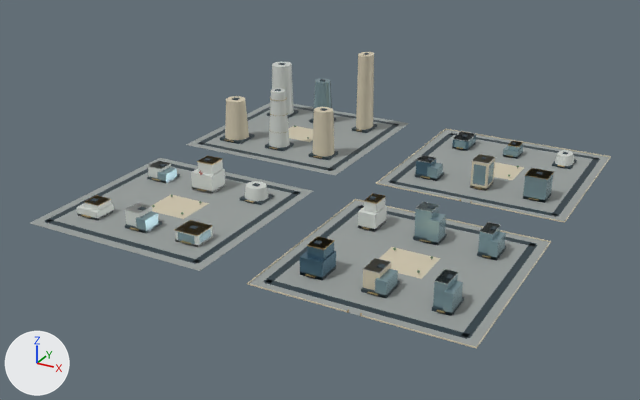
Renders of the glTF model web/public/assets/3d/ampliworld/GC-CITY-2030/GC-TILE-10-20.glb from each side of a commit.
Both versions are drawn from a camera (50 mm lens) standing at (660.0, -6292.0, 611.0) and looking at (-20.0, -5055.0, -7.0). Every picture has the same lights, and +X, +Y and +Z are marked at lower left. The older version comes first. Where no turn or scale is listed for an object, it has been applied to the vertices. Vertices at exactly the same position are counted once.

Objects in the first picture: 'GC-TILE-10-20-blue', 'GC-TILE-10-20-dark', 'GC-TILE-10-20-glass', 'GC-TILE-10-20-gold', 'GC-TILE-10-20-ivory', 'GC-TILE-10-20-paving', 'GC-TILE-10-20-white' and 1 more.
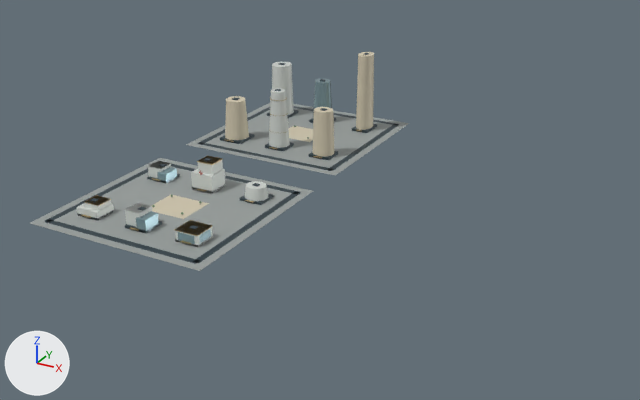
Boxes [x1, y1, x2, y2] around the edits, measured in the pictures (640 x 400 px):
'GC-TILE-10-20-paving', reshaped (34% narrower, 31% shorter): before [30, 103, 609, 347]; after [30, 103, 409, 271]
'GC-TILE-10-20-dark', reshaped (36% narrower, 26% shorter): before [45, 53, 600, 339]; after [45, 53, 399, 264]
'GC-TILE-10-20-ivory', reshaped (52% narrower, 44% shorter): before [152, 52, 611, 349]; after [152, 52, 374, 219]
'GC-TILE-10-20-glass', reshaped (53% narrower, 30% shorter): before [136, 79, 554, 316]; after [136, 79, 332, 244]
'GC-TILE-10-20-white', reshaped (56% narrower, 17% shorter): before [77, 62, 574, 284]; after [77, 62, 294, 247]
'GC-TILE-10-20-blue', deleted: before [300, 132, 476, 280]
'GC-TILE-10-20-gold', reshaped (42% narrower, 33% shorter): before [82, 97, 565, 316]; after [82, 97, 361, 244]
part 1 of me_mesh_0, deleted: before [378, 130, 609, 221]
part 2 of me_mesh_0, deleted: before [249, 200, 550, 347]
part 3 of me_mesh_1, deleted: before [264, 133, 600, 339]
part 4 of me_mesh_2, deleted: before [247, 129, 611, 349]
part 5 of me_mesh_5, deleted: before [358, 131, 574, 284]
part 6 of me_mesh_6, deleted: before [306, 141, 565, 316]
part 7 of me_mesh_7, deleted: before [375, 136, 554, 316]

The change, as a diff of the scene's bpy script:
```diff
--- a/web/public/assets/3d/ampliworld/GC-CITY-2030/GC-TILE-10-20.glb.py
+++ b/web/public/assets/3d/ampliworld/GC-CITY-2030/GC-TILE-10-20.glb.py
@@ me_mesh_0 @@
-me_mesh_0.from_pydata(...)  # 32 vertices, 48 faces; spans x -379.0..379.0, y -5379.0..-4621.0, z 0.0
+me_mesh_0.from_pydata(...)  # 16 vertices, 24 faces; spans x -379.0..-41.0, y -5379.0..-4621.0, z 0.0
+# me_mesh_0 part 1: the loose piece of 8 vertices spanning x 41.0..379.0, y -4959.0..-4621.0, z 0.0 is deleted
+# me_mesh_0 part 2: the loose piece of 8 vertices spanning x 41.0..379.0, y -5379.0..-5041.0, z 0.0 is deleted
 me_mesh_0.materials.append(mat_paving)
@@ me_mesh_1 @@
-me_mesh_1.from_pydata(...)  # 512 vertices, 768 faces; spans x -364.0..364.0, y -5364.0..-4636.0, z 0.0..160.0
+me_mesh_1.from_pydata(...)  # 256 vertices, 384 faces; spans x -364.0..-56.0, y -5364.0..-4636.0, z 0.0..160.0
+# me_mesh_1 part 3: 32 loose pieces with 256 vertices, spanning x 56.0..364.0, y -5364.0..-4636.0, z 0.0..54.0, are deleted
 me_mesh_1.materials.append(mat_dark)
@@ me_mesh_2 @@
-me_mesh_2.from_pydata(...)  # 194 vertices, 312 faces; spans x -334.0..380.0, y -5380.0..-4620.0, z 0.0..159.0
+me_mesh_2.from_pydata(...)  # 82 vertices, 144 faces; spans x -334.0..-89.0, y -5246.0..-4673.0, z 0.0..159.0
+# me_mesh_2 part 4: 14 loose pieces with 112 vertices, spanning x 40.0..380.0, y -5380.0..-4620.0, z 0.0..52.0, are deleted
 me_mesh_2.materials.append(mat_ivory)
@@ me_mesh_5 @@
-me_mesh_5.from_pydata(...)  # 232 vertices, 376 faces; spans x -333.0..327.0, y -5318.0..-4672.0, z 0.0..116.0
+me_mesh_5.from_pydata(...)  # 138 vertices, 228 faces; spans x -333.0..-88.0, y -5318.0..-4672.0, z 0.0..116.0
+# me_mesh_5 part 5: 10 loose pieces with 94 vertices, spanning x 89.0..327.0, y -5317.0..-4674.0, z 0.0..53.0, are deleted
 me_mesh_5.materials.append(mat_white)
@@ me_mesh_6 @@
-me_mesh_6.from_pydata(...)  # 808 vertices, 1380 faces; spans x -332.0..330.0, y -5380.0..-4674.0, z 0.0..137.0
+me_mesh_6.from_pydata(...)  # 582 vertices, 1020 faces; spans x -332.0..-88.0, y -5322.0..-4674.0, z 4.0..137.0
+# me_mesh_6 part 6: 23 loose pieces with 226 vertices, spanning x 100.0..330.0, y -5380.0..-4676.0, z 0.0..47.0, are deleted
 me_mesh_6.materials.append(mat_gold)
@@ me_mesh_7 @@
-me_mesh_7.from_pydata(...)  # 254 vertices, 388 faces; spans x -307.0..329.0, y -5321.0..-4674.0, z 0.0..90.0
+me_mesh_7.from_pydata(...)  # 70 vertices, 112 faces; spans x -307.0..-88.0, y -5318.0..-4678.0, z 0.0..90.0
+# me_mesh_7 part 7: 23 loose pieces with 184 vertices, spanning x 94.0..329.0, y -5321.0..-4674.0, z 0.0..53.0, are deleted
 me_mesh_7.materials.append(mat_glass)
@@ ob_gc_tile_10_20_blue @@
-ob_gc_tile_10_20_blue = bpy.data.objects.new('GC-TILE-10-20-blue', me_mesh_8)
```
